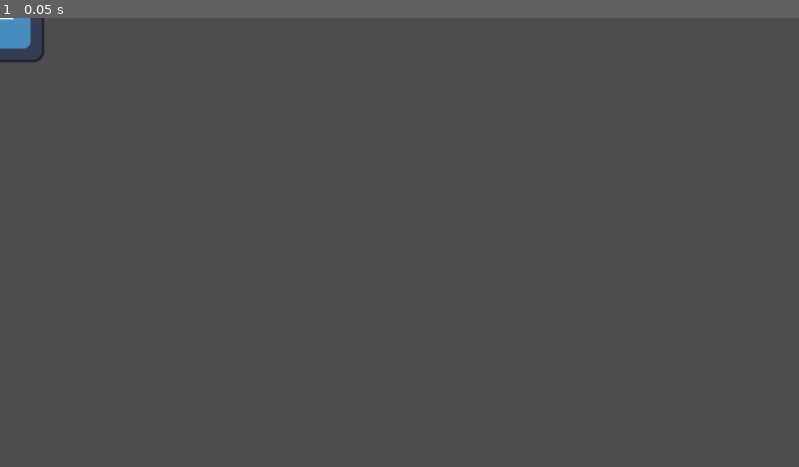
Above: before the commit, frame 1.
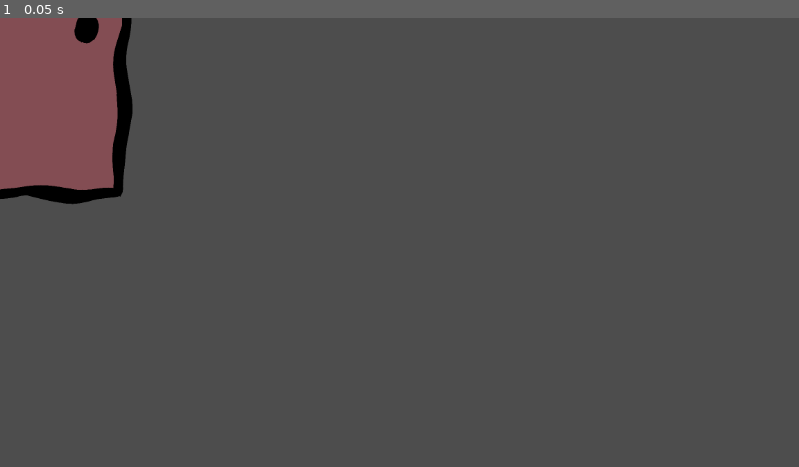
Above: after the commit, the same moment.

Repository: razzius/Masks2026
Game: Godot game, scene res://Gate.tscn
Two runs of this game, one before a commit and one after it. Both use one fixed random seed, a clock stepped at 60 frames per second and the inputs below. This scene is started directly instead of the project's main scene. The engine's default icon, where the game draws it, is replaced by a stand-in: a white triangle on a blue panel in a dark square.
Inputs:
- Up to frame 1 (0.05 s): no input

The runs differ from the first frame. In frame 1, 6.5% of the frame differs, in the area x 0-17%, y 0-42%.
Error in both runs: Invalid assignment of property or key 'disabled' with value of type 'bool' on a base object of type 'Area2D'. (res://scripts/Gate.gd:27)

Commit message:
Changed gate and lever scenes

Diff:
--- a/Gate.tscn
+++ b/Gate.tscn
@@ -1,7 +1,7 @@
 [gd_scene format=3 uid="uid://e625levok1c3"]
 
-[ext_resource type="Texture2D" uid="uid://4q335xxs2p" path="res://icon.svg" id="1_54j8h"]
 [ext_resource type="Script" uid="uid://cec7ij6pe2i3c" path="res://scripts/Gate.gd" id="1_x6m3a"]
+[ext_resource type="Texture2D" uid="uid://c0yst0ko6krfb" path="res://art/door_0000.png" id="2_x6m3a"]
 
 [sub_resource type="RectangleShape2D" id="RectangleShape2D_x6m3a"]
 
@@ -9,9 +9,10 @@
 script = ExtResource("1_x6m3a")
 
 [node name="Sprite2D" type="Sprite2D" parent="." unique_id=540055640]
-texture = ExtResource("1_54j8h")
+texture = ExtResource("2_x6m3a")
 
 [node name="Area2D" type="Area2D" parent="." unique_id=1714106858]
 
 [node name="CollisionShape2D" type="CollisionShape2D" parent="Area2D" unique_id=922041905]
+scale = Vector2(18, 26)
 shape = SubResource("RectangleShape2D_x6m3a")
--- /dev/null
+++ b/Lever.tscn
@@ -0,0 +1,14 @@
+[gd_scene format=3 uid="uid://fjwmfp7itbfr"]
+
+[ext_resource type="Script" uid="uid://cscr4vo7drgmp" path="res://scripts/Lever.gd" id="1_b1op8"]
+
+[node name="Lever" type="Control" unique_id=1244941833]
+layout_mode = 3
+anchors_preset = 15
+anchor_right = 1.0
+anchor_bottom = 1.0
+grow_horizontal = 2
+grow_vertical = 2
+script = ExtResource("1_b1op8")
+
+[node name="Sprite2D" type="Sprite2D" parent="." unique_id=626773051]
